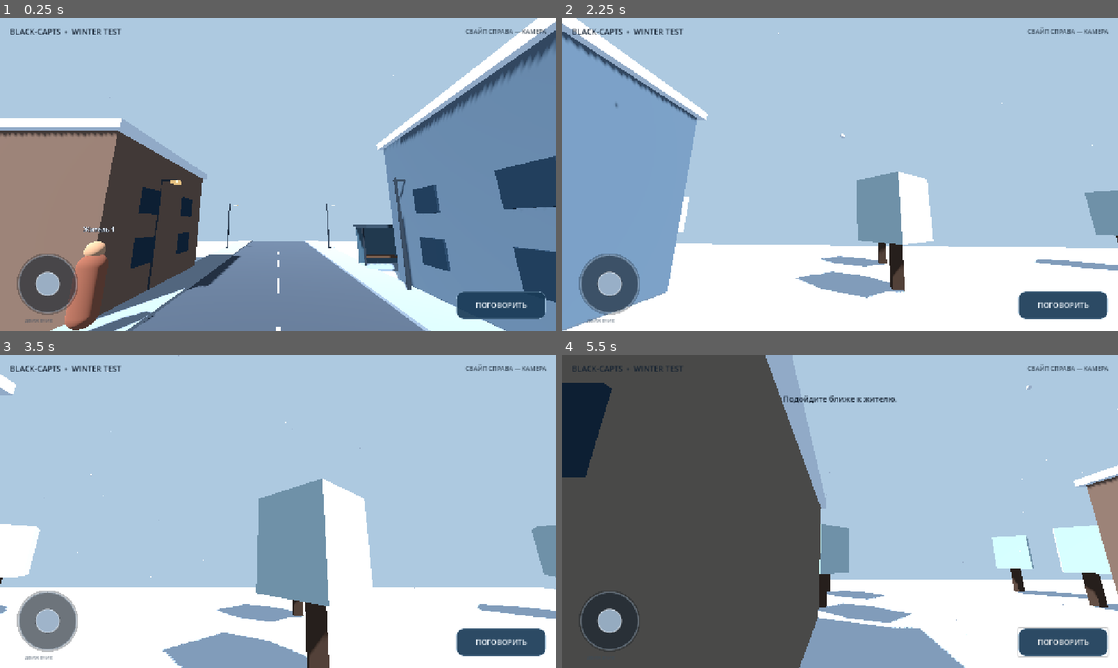
Above: before the commit, frames 1-4 (two rows, left to right).
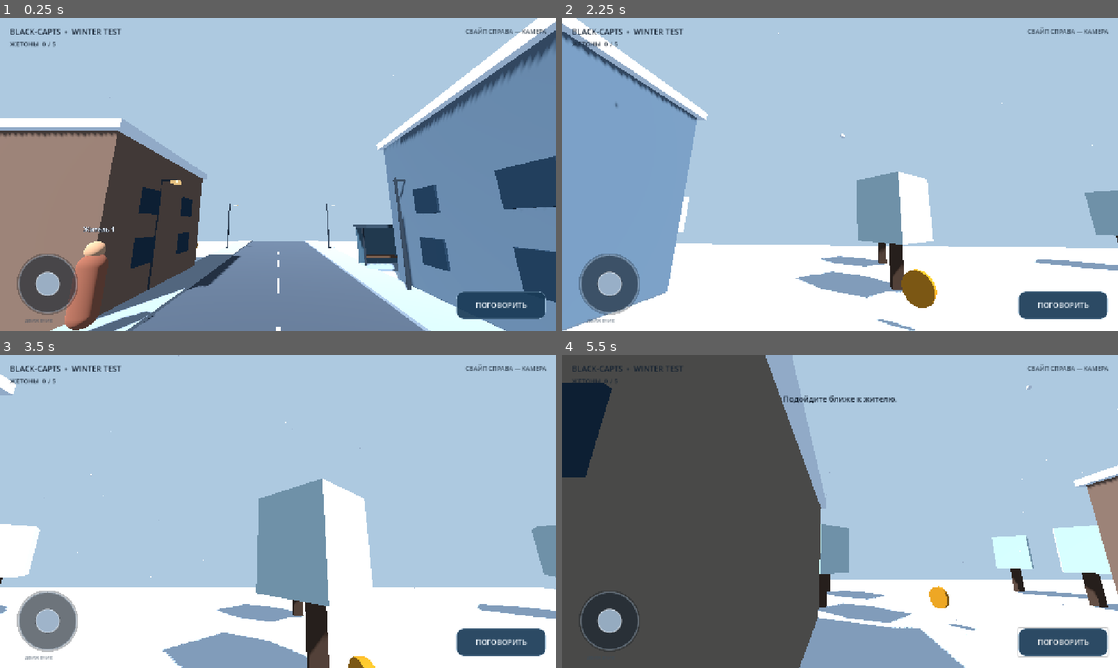
Above: after the commit, the same moments.

Repository: avioverse6-create/BLACK-CAPTS
Game: Godot game, scene res://scenes/main.tscn
Same seed, same stepped clock (60 frames per second), same inputs: the game is played once before the commit and once after it.
Inputs (mouse positions are in pixels of both pictures, inside the frame that each line leads up to):
- Up to frame 1 (0.25 s): no input
- Up to frame 2 (2.25 s): drag from (612, 284) to (895, 105) at 0.52 s; drag from (728, 190) to (812, 237) at 1.27 s; move the mouse to (895, 105) at 2.02 s; hold Right (ui_right) from 2.03 s (still down)
- Up to frame 3 (3.5 s): release Right (ui_right) at 2.75 s; drag from (250, 574) to (111, 464) at 2.77 s
- Up to frame 4 (5.5 s): click "ПОГОВОРИТЬ" at 3.5 s; tap Enter at 4.25 s; move the mouse to (1006, 558) at 4.27 s; hold Left (ui_left) 4.28-5 s; drag from (673, 464) to (756, 433) at 5.02 s

The runs differ from the first frame. In frame 1, less than 0.1% of the frame differs, in the area x 1-36%, y 7-74%; in frame 2, 0.7%, in the area x 1-68%, y 7-100%; in frame 3, 0.2%; in frame 4, 0.3%.

Commit message:
Add collectible tokens and HUD counter

Diff:
--- a/scripts/main.gd
+++ b/scripts/main.gd
@@ -3,16 +3,20 @@
 const PlayerScript = preload("res://scripts/player.gd")
 const NPCScript = preload("res://scripts/npc.gd")
 const JoystickScript = preload("res://scripts/mobile_joystick.gd")
+const CollectibleScript = preload("res://scripts/collectible.gd")
 
 var player_node
 var dialogue_label: Label
 var dialogue_timer: Timer
+var token_label: Label
+var token_count := 0
 
 func _ready() -> void:
     _make_environment()
     _make_map()
     _make_player()
     _make_npcs()
+    _make_collectibles()
     _make_hud()
 
 func _make_environment() -> void:
@@ -167,6 +171,27 @@
     var crown := _box("Snowy pine", at + Vector3(0, 3.0, 0), Vector3(2.1, 2.5, 2.1), Color(0.72, 0.83, 0.85))
     crown.rotation_degrees.y = 45
 
+func _make_collectibles() -> void:
+    var positions := [
+        Vector3(-7.0, 1.0, -16.0),
+        Vector3(8.0, 1.0, -19.0),
+        Vector3(-14.0, 1.0, 3.0),
+        Vector3(14.0, 1.0, 8.0),
+        Vector3(0.0, 1.0, 25.0)
+    ]
+    for i in range(positions.size()):
+        var token := Area3D.new()
+        token.name = "TownToken_%d" % (i + 1)
+        token.set_script(CollectibleScript)
+        token.position = positions[i]
+        token.collected.connect(_on_token_collected)
+        add_child(token)
+
+func _on_token_collected() -> void:
+    token_count += 1
+    if token_label:
+        token_label.text = "ЖЕТОНЫ  %d / 5" % token_count
+
 func _make_player() -> void:
     player_node = CharacterBody3D.new()
     player_node.name = "Player"
@@ -194,6 +219,13 @@
     title.add_theme_font_size_override("font_size", 18)
     title.add_theme_color_override("font_color", Color(0.08, 0.13, 0.19))
     layer.add_child(title)
+
+    token_label = Label.new()
+    token_label.text = "ЖЕТОНЫ  0 / 5"
+    token_label.position = Vector2(22, 48)
+    token_label.add_theme_font_size_override("font_size", 15)
+    token_label.add_theme_color_override("font_color", Color(0.08, 0.13, 0.19, 0.92))
+    layer.add_child(token_label)
 
     var camera_hint := Label.new()
     camera_hint.text = "СВАЙП СПРАВА — КАМЕРА"
